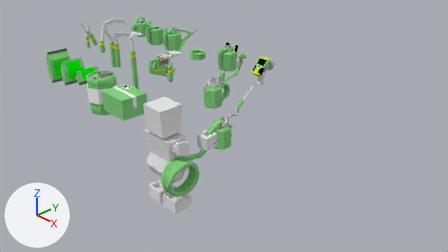
What one commit did to the Blender file crops/tools/tools.blend.
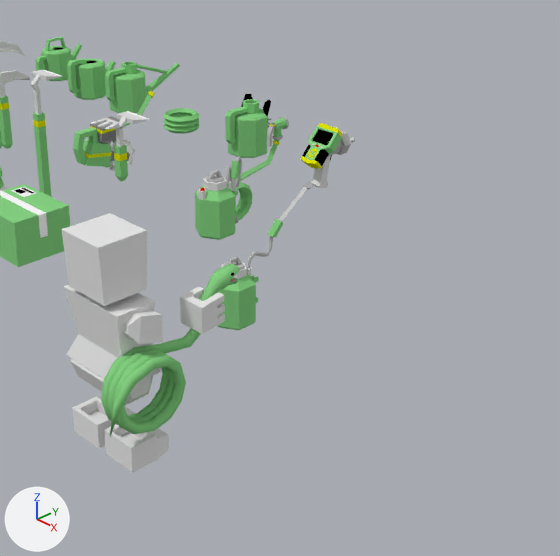
There are two pictures of each version: one from the file's camera 'Camera', one close up on the part from 26% to 82% of the width and 0% to 100% of the height. Lighting does not change. The marker at lower left points along +X, +Y and +Z.

In view in the first close-up: 'analyzer', 'hoe', 'hose.001', 'package', 'planter', 'player_base_Mesh.042', 'sprayer', 'sprayer.001', 'watering can2', 'watering can3', 'watering cat', 'watering snake'.
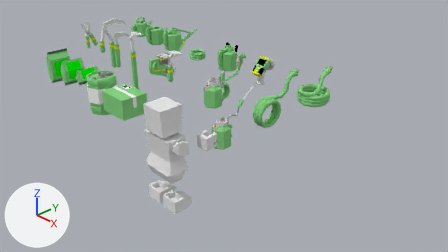
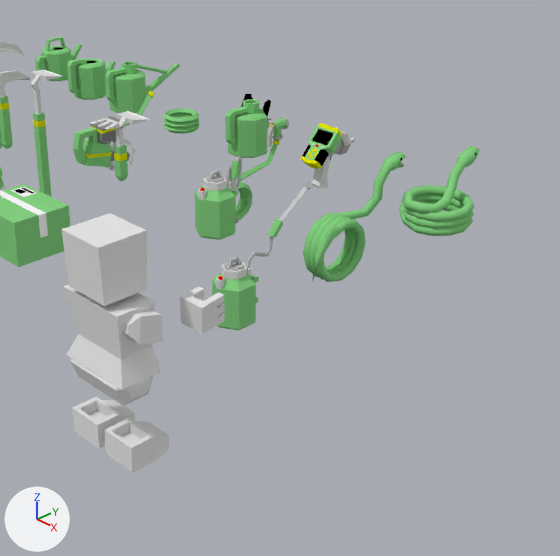
Commit message: Create watering snake item model

Where the change shows, as pixel boxes [x1, y1, x2, y2] in the close-ups (560 x 556 px):
'watering snake', moved
    before: [101, 264, 240, 437]
    after: [303, 152, 406, 282]
'watering snake item', added (green)
    after: [399, 146, 480, 236]
    faces in mat_blank_003 (green #87d383): [399, 161, 474, 236]
    faces in mat_blank_002 (green #87d383): [457, 146, 480, 167]

Diff of the bpy script that builds the scene:
```diff
--- a/crops/tools/tools.blend.py
+++ b/crops/tools/tools.blend.py
@@ mat_blank_003 @@
+mat_blank_003 = diffuse_material('blank.003')
+mat_blank_003.base_color = (0.242, 0.653, 0.229)  # green #87d384
@@ mat_red_002 @@
+mat_red_002 = diffuse_material('red.002')
+mat_red_002.base_color = (1.0, 0.0, 0.0)  # red #ff0000
@@ mat_blank_002 @@
+mat_blank_002 = diffuse_material('blank.002')
+mat_blank_002.base_color = (0.242, 0.653, 0.229)  # green #87d384
@@ mat_black_002 @@
+mat_black_002 = diffuse_material('black.002')
+mat_black_002.base_color = (0.0, 0.0, 0.0)  # black #000000
@@ me_cuspiral_002 @@
+me_cuspiral_002.from_pydata(...)  # 329 vertices, 322 faces; spans x -0.767..0.462, y -0.753..0.448, z -0.175..0.719
+me_cuspiral_002.polygons.foreach_set('use_smooth', [True] * 322)
+# faces by material slot: [264, 44, 6, 8]
+me_cuspiral_002.materials.append(mat_blank_003)  # green #87d384
+me_cuspiral_002.materials.append(mat_blank_002)  # green #87d384
+me_cuspiral_002.materials.append(mat_black_002)  # black #000000
+me_cuspiral_002.materials.append(mat_red_002)  # red #ff0000
@@ ob_watering_snake @@
 ob_watering_snake = bpy.data.objects.new('watering snake', me_cuspiral)
-ob_watering_snake.location = (0.0, 0.0, 0.0)
+ob_watering_snake.location = (-1.0, 4.0, 0.0)
 ob_watering_snake.rotation_euler = (0.0, -1.571, 0.0)  # degrees (0, -90, 0)
@@ ob_watering_snake_item @@
+ob_watering_snake_item = bpy.data.objects.new('watering snake item', me_cuspiral_002)
+ob_watering_snake_item.location = (0.0, 4.0, 0.0)
+ob_watering_snake_item.rotation_euler = (0.0, 0.0, -1.571)  # degrees (0, 0, -90)
+_m = ob_watering_snake_item.modifiers.new('EdgeSplit', 'EDGE_SPLIT')
+_m.use_edge_angle = False
```
